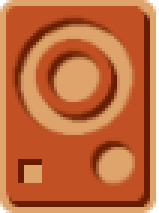
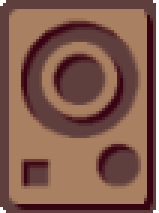
Before/after of a 159 x 213 layered artwork. What changed in the layer stack:
showed group "burgundy" (3 layers) over [left=0, top=0, right=156, bottom=213]
painted on "rhythmbox #1" over [left=21, top=9, right=156, bottom=204]
painted on "rhythmbox shadow #1" over [left=27, top=15, right=156, bottom=210]
painted on "labels #1" over [left=153, top=3, right=156, bottom=210]
hid group "yellow" (3 layers) over [left=0, top=0, right=156, bottom=213]
